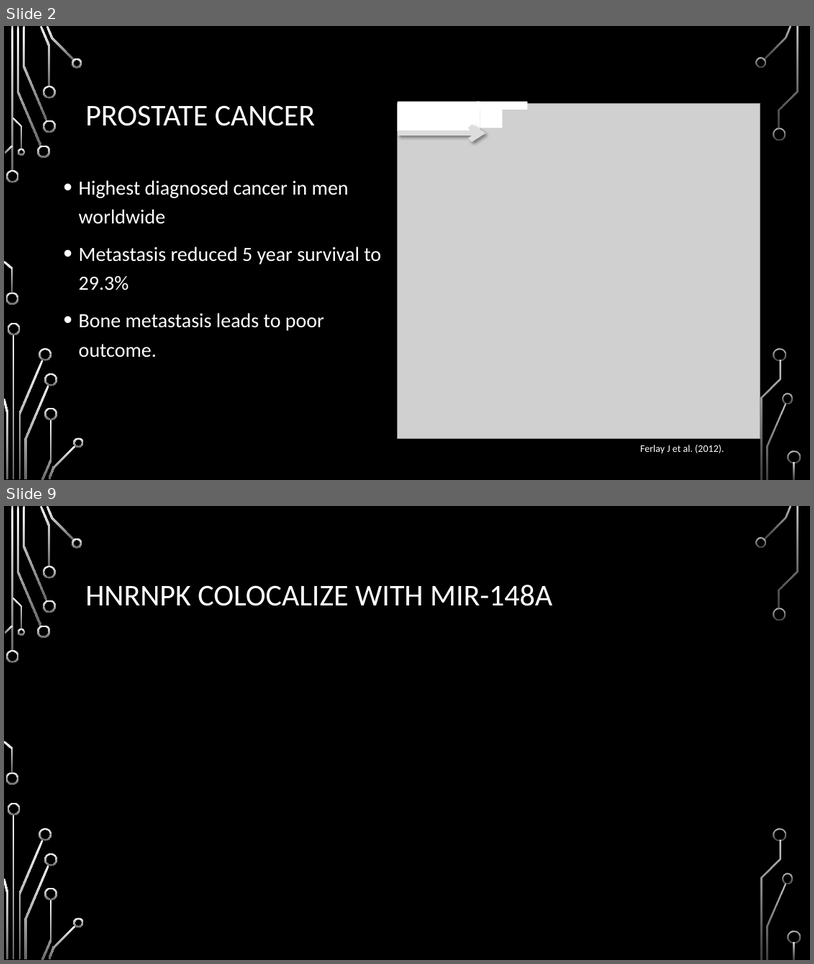
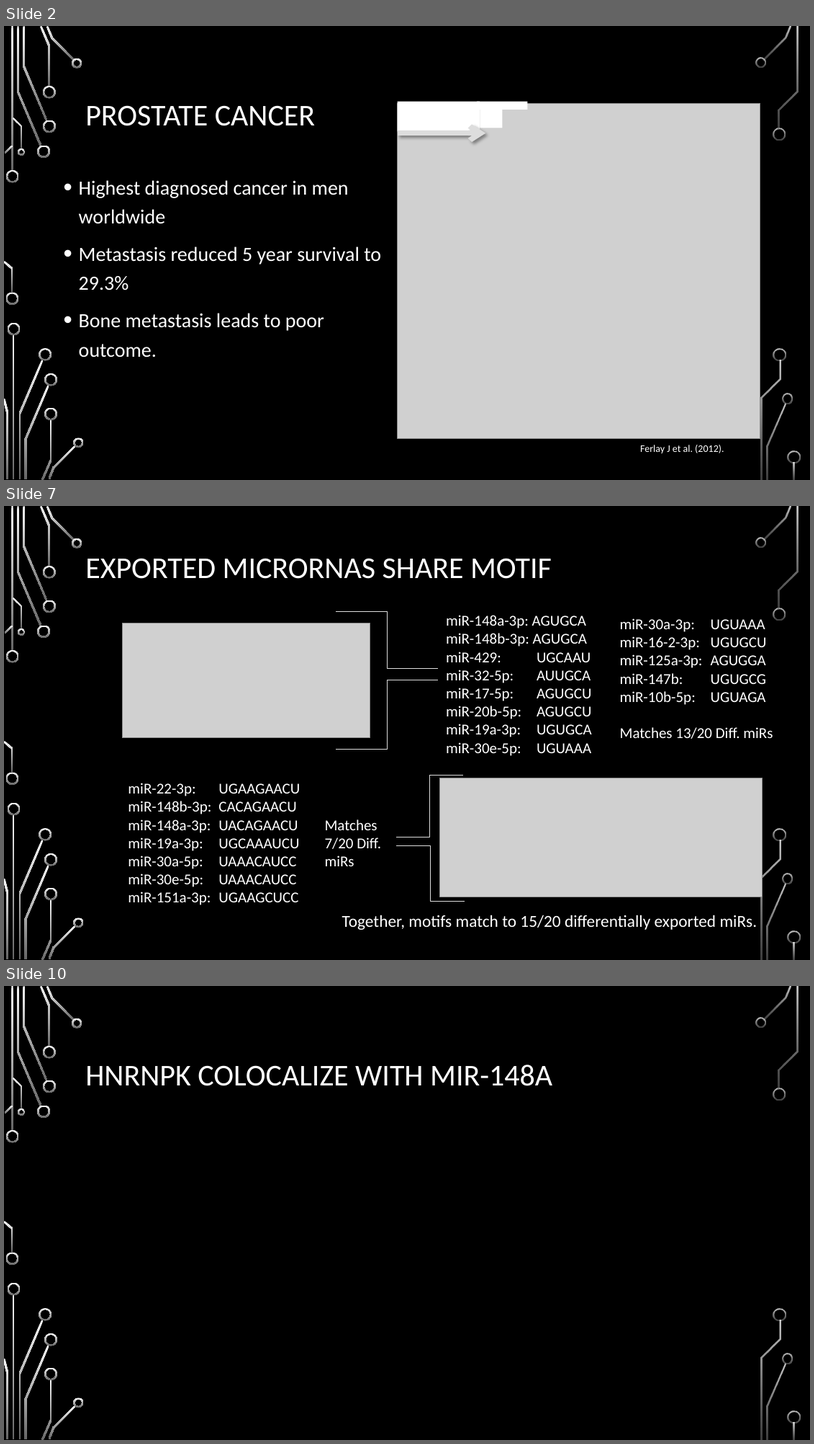
Before and after one commit to HarleyRobinson/Honours2, a slide deck: BackgroundInfo/MeetingSept.pptx. Shown one above the other, each under a label of ours: slides 2 and 9 before the commit, slides 2, 7 and 10 after it; the slides between them are not shown. The pictures are 814x964 and 814x1444 pixels, drawn with LibreOffice and Linux fonts; fonts in the diff are those of the drawing; grey boxes stand for pictures; background and template pictures are left out. Boxes give left, top, right and bottom in pixels: in the first picture for what was removed or moved away, otherwise in the second. Text is boxed around its words. In the diff, an @@ line names an element or a change of style, - is before the commit and + after.

```diff
--- a/BackgroundInfo/MeetingSept.pptx
+++ b/BackgroundInfo/MeetingSept.pptx
@@ slide 7 added at (4, 506, 810, 960), background picture (left out); not listed: 36 template elements that a slide beside it also shows @@
@@ title added at (85, 558, 552, 579), 36 pt, text #FFFFFF @@
+EXPORTED MICRORNAS SHARE MOTIF
@@ elbow line added from (336, 611) to (438, 669), #DDDDDD 0.75 pt @@
@@ picture added at (123, 623, 370, 738) @@
@@ text added at (446, 615, 599, 778), 18 pt, text #FFFFFF @@
+miR-148a-3p: AGUGCA
+miR-148b-3p: AGUGCA
+miR-429: UGCAAU
+miR-32-5p: AUUGCA
+miR-17-5p: AGUGCU
+miR-20b-5p: AGUGCU
+miR-19a-3p: UGUGCA
+miR-30e-5p: UGUAAA
+No10a-3p, 186-5p, 3615, 98, 200a,
@@ text added at (620, 618, 773, 739), 18 pt, text #FFFFFF @@
+miR-30a-3p: UGUAAA
+miR-16-2-3p: UGUGCU
+miR-125a-3p: AGUGGA
+miR-147b: UGUGCG
+miR-10b-5p: UGUAGA
+Matches 13/20 Diff. miRs
@@ elbow line added from (336, 749) to (438, 680), #DDDDDD 0.75 pt @@
@@ text added at (128, 782, 300, 905), 18 pt, text #FFFFFF @@
+miR-22-3p: UGAAGAACU
+miR-148b-3p: CACAGAACU
+miR-148a-3p: UACAGAACU
+miR-19a-3p: UGCAAAUCU
+miR-30a-5p: UAAACAUCC
+miR-30e-5p: UAAACAUCC
+miR-151a-3p: UGAAGCUCC
@@ elbow line added from (464, 775) to (396, 836), #DDDDDD 0.75 pt @@
@@ picture added at (440, 777, 763, 896) @@
@@ text added at (325, 819, 381, 866), 18 pt, text #FFFFFF @@
+Matches 7/20 Diff. miRs
@@ elbow line added from (465, 901) to (396, 846), #DDDDDD 0.75 pt @@
@@ text added at (342, 914, 758, 929), 20 pt, text #FFFFFF @@
+Together, motifs match to 15/20 differentially exported miRs.
@@ what was slide 9 is now slide 10 @@
```
Also in this commit, not shown: 6 slides changed, 1 other slide added, 1 slide removed, 12 other files.
